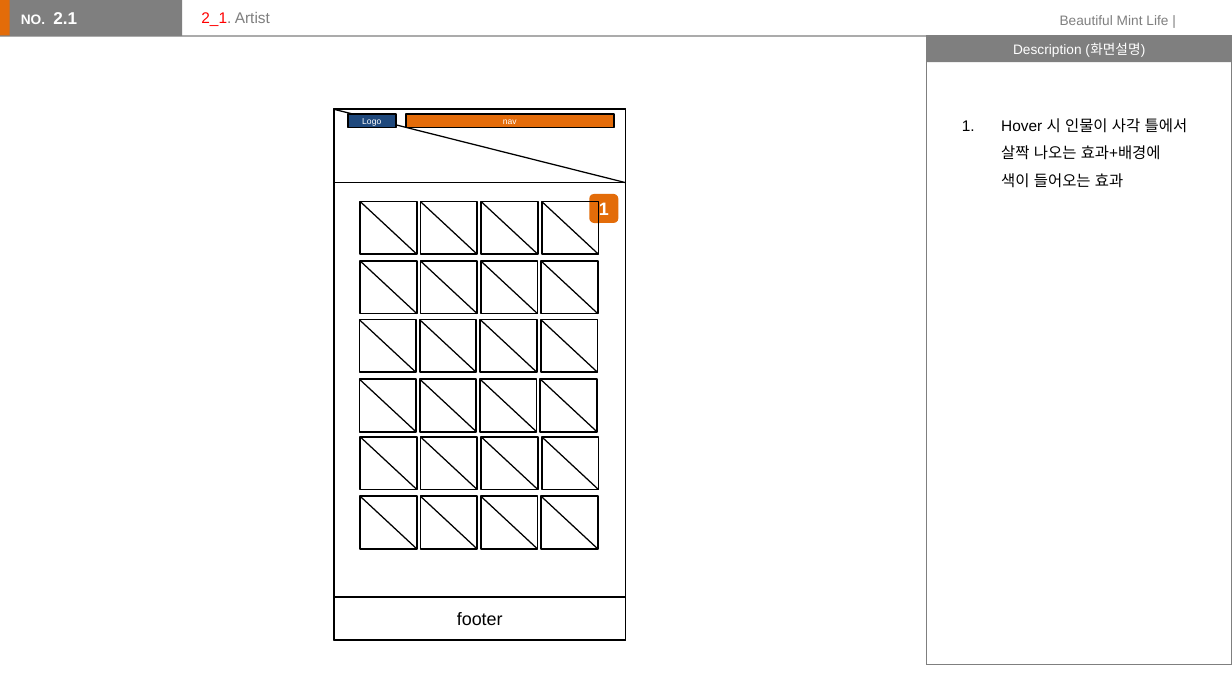
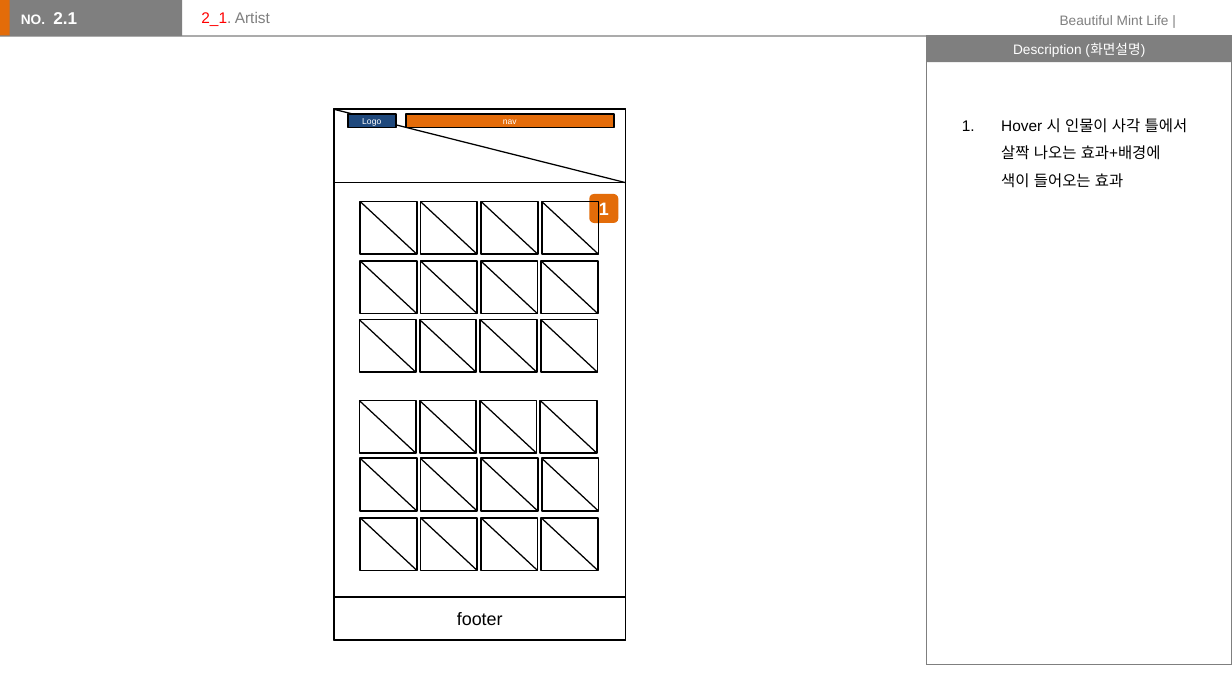
Before and after one commit to lsh58/homework, a slide deck: slide 8 of 스토리보드수행과제/스토리보드수행과제.pptx. Drawn at 1232x693 pixels with LibreOffice and Linux fonts; fonts in the diff are those of the drawing. Boxes give left, top, right and bottom in pixels: in the first picture for what was removed or moved away, otherwise in the second. Text is boxed around its words. In the diff, an @@ line names an element or a change of style, - is before the commit and + after.

```diff
--- a/스토리보드수행과제/스토리보드수행과제.pptx
+++ b/스토리보드수행과제/스토리보드수행과제.pptx
@@ 12 rectangles, 12 lines: place and size @@
-12 rectangles, 12 lines at [360, 379, 599, 549]
+12 rectangles, 12 lines at [360, 400, 599, 570]
```
Also in this commit, not shown: 1 other file.
